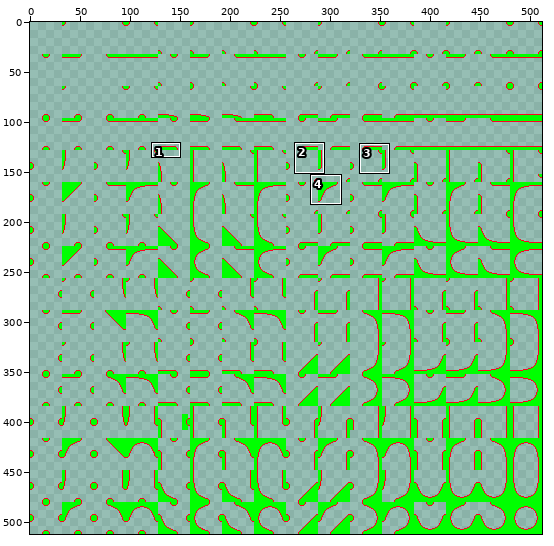
Edited in one commit: sprite sheet (Solution/App/Resource/future_dot_1.png). The picture above shows the old version from afar; the outline marks the close-up.
Close-up. Earlier state:
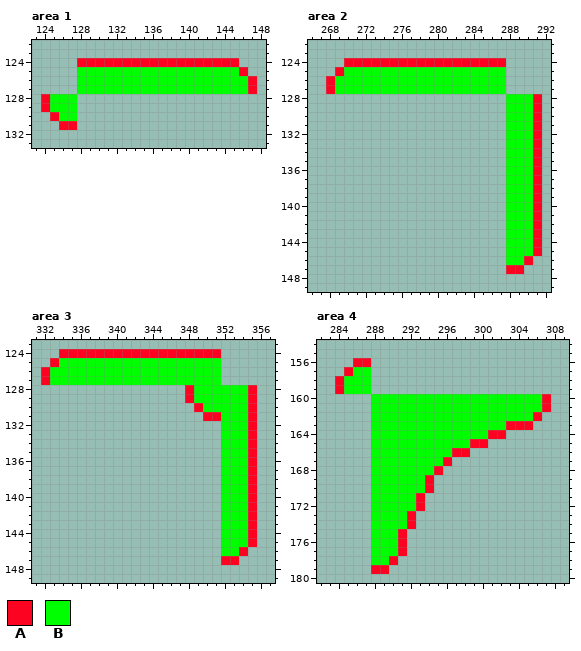
The file is 512x512 pixels. Shown: area 1: x 123..148, y 122..133; area 2: x 266..292, y 122..149; area 3: x 331..357, y 123..149; area 4: x 282..309, y 154..180. The commit also changed other parts of the picture, which this record leaves out.
Palette (. is transparent): A #fc0421  B #00ff00
Once edited:
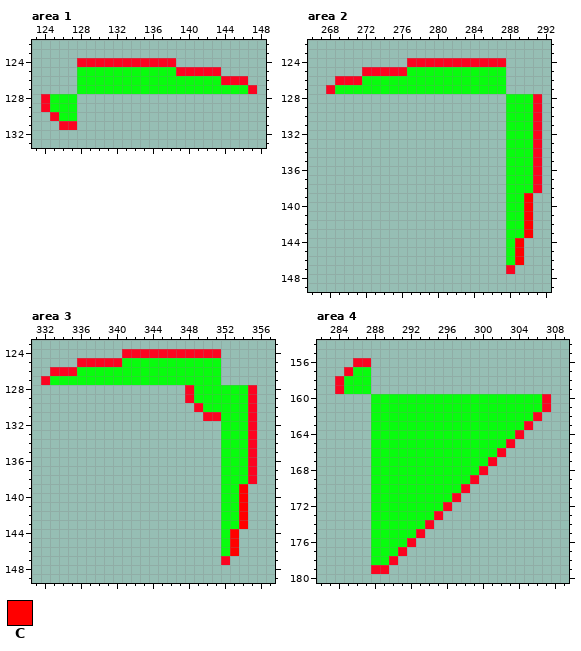
Colours new in this view: C #ff0000
Change:
colour B: #00ff00 -> #08fd0e
Changed rows in their new state; - is a pixel that keeps its letter.
Area 1:
first column x 139:
124 .......--
125 AAAAA...-
126 -----AAA.
Area 2:
first column x 268:
124 --.......
125 -...AAAAA
126 .AAA-----
first column x 289:
139 -C.
140 -C.
141 -C.
142 -C.
143 -C.
144 C..
145 C..
146 C.-
147 .--
Area 3:
first column x 332:
124 --.......
125 -...AAAAA
126 .AAA-----
first column x 353:
139 -C.
140 -C.
141 -C.
142 -C.
143 -C.
144 C..
145 C..
146 C.-
147 .--
Area 4:
first column x 291:
163 ------------BB
164 ----------BBBA
165 --------BBBBA-
166 ------BBBBBA--
167 -----BBBBBA---
168 ----BBBBBA----
169 ---BBBBBA-----
170 ---BBBBA------
171 --BBBBA-------
172 --BBBA--------
173 -BBBA---------
174 -BBA----------
175 BBA-----------
176 BA------------
